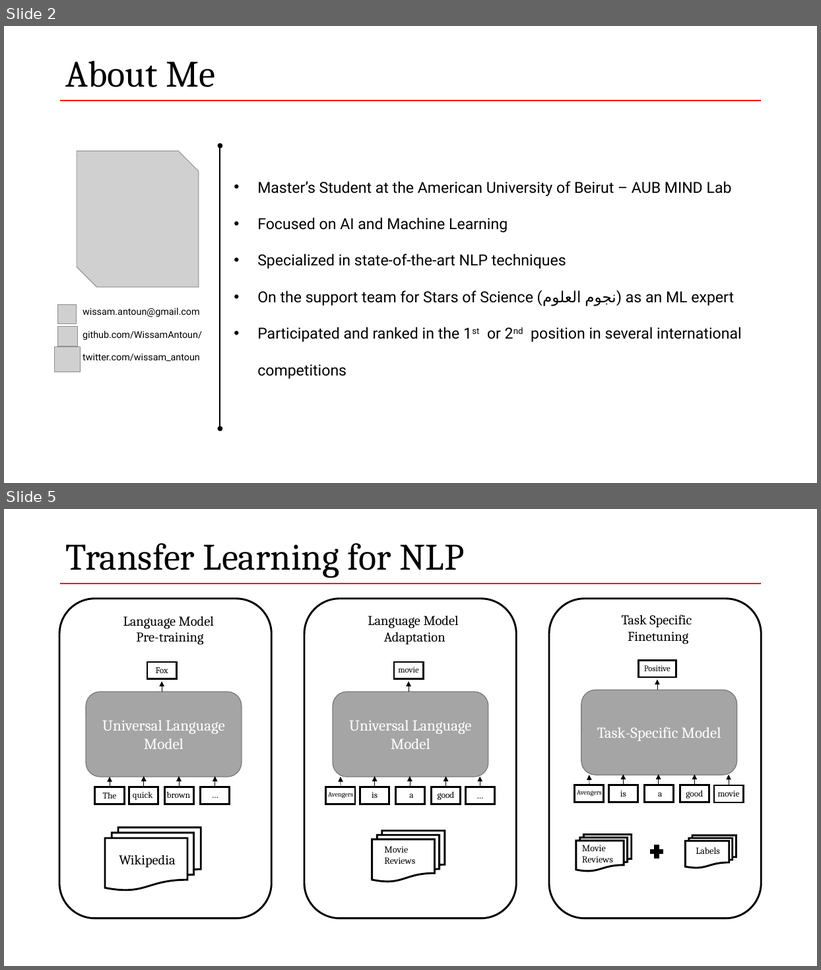
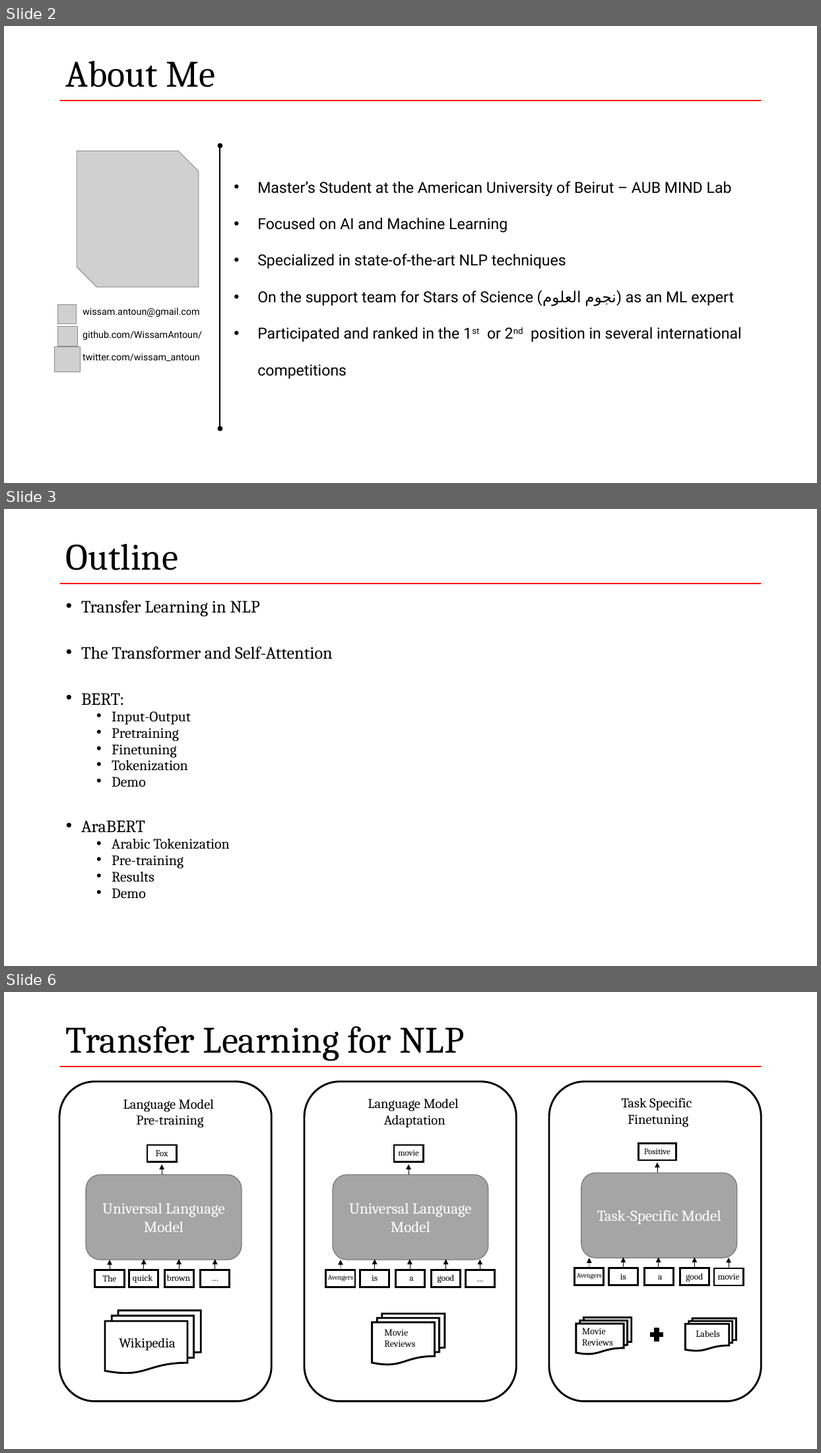
Before and after one commit to WissamAntoun/pydata_khobar_meetup, a slide deck: AraBERT-Pydata.pptx. Shown one above the other, each under a label of ours: slides 2 and 5 before the commit, slides 2, 3 and 6 after it; the slides between them are not shown. The pictures are 821x970 and 821x1453 pixels, drawn with LibreOffice and Linux fonts; fonts in the diff are those of the drawing; grey boxes stand for pictures; background and template pictures are left out. Boxes give left, top, right and bottom in pixels: in the first picture for what was removed or moved away, otherwise in the second. Text is boxed around its words. In the diff, an @@ line names an element or a change of style, - is before the commit and + after.

```diff
--- a/AraBERT-Pydata.pptx
+++ b/AraBERT-Pydata.pptx
@@ slide 3 added at [4, 509, 817, 966], background #FFFFFF; not listed: 1 template element that a slide beside it also shows @@
@@ title added at [66, 543, 178, 570], 44 pt, text #000000 @@
+Outline
@@ text added at [81, 600, 333, 898], 17 pt, text #000000 @@
+• Transfer Learning in NLP
+• The Transformer and Self-Attention
+• BERT:
+  • Input-Output
+  • Pretraining
+  • Finetuning
+  • Tokenization
+  • Demo
+• AraBERT
+  • Arabic Tokenization
+  • Pre-training
+  • Results
+  • Demo
@@ what was slide 5 is now slide 6 @@
```
Also in this commit, not shown: 2 slides changed, 2 other files.
